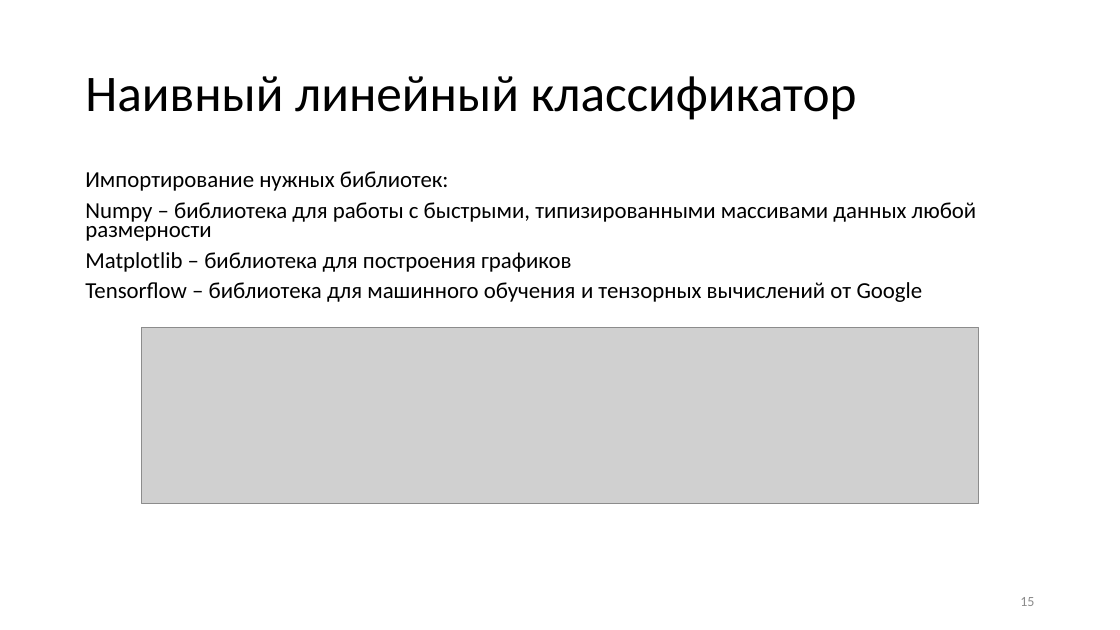
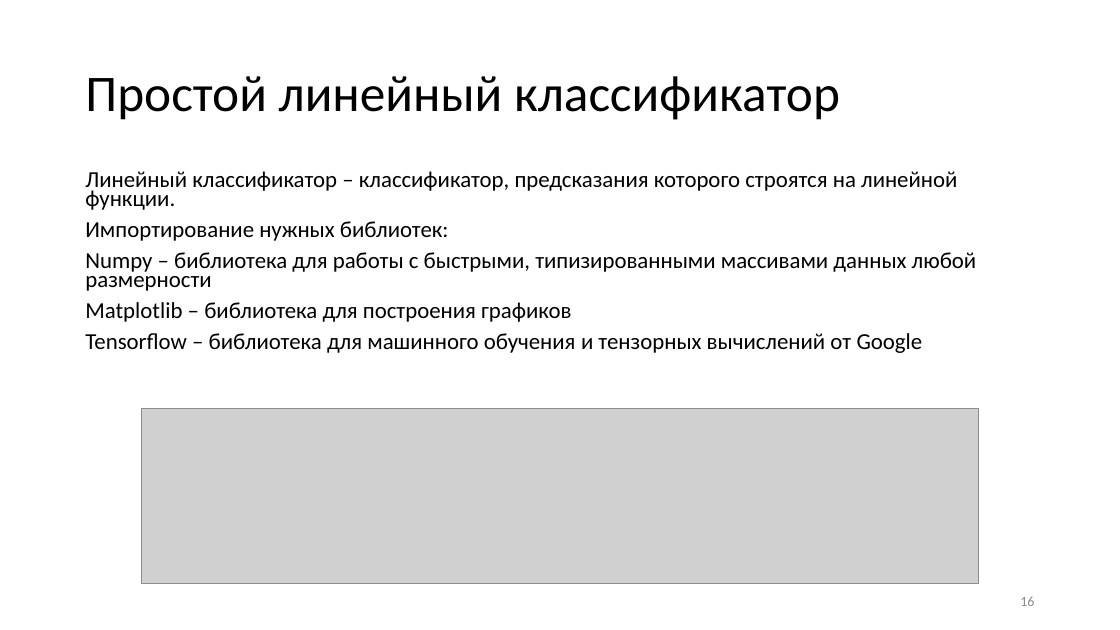
Before and after one commit to VictorAboba/Masters_lec, a slide deck: slide 16 of Lecture_1/neiron_layer_mlp.pptx (slide 15 before the commit). Drawn at 1120x630 pixels with LibreOffice and Linux fonts; fonts in the diff are those of the drawing; grey boxes stand for pictures. Boxes give left, top, right and bottom in pixels: in the first picture for what was removed or moved away, otherwise in the second. Text is boxed around its words. In the diff, an @@ line names an element or a change of style, - is before the commit and + after.

```diff
--- a/Lecture_1/neiron_layer_mlp.pptx
+++ b/Lecture_1/neiron_layer_mlp.pptx
@@ title at <box>85,76,840,120</box>: text changed @@
-Наивный линейный классификатор
+Простой линейный классификатор
@@ text at <box>85,171,957,210</box>: paragraph added @@
+Линейный классификатор – классификатор, предсказания которого строятся на линейной функции.
@@ picture: place and size @@
-picture at <box>141,328,979,503</box>
+picture at <box>141,408,979,584</box>
```
Also in this commit, not shown: 13 other slides changed, 5 slides added, 1 slide removed, 1 other file.
